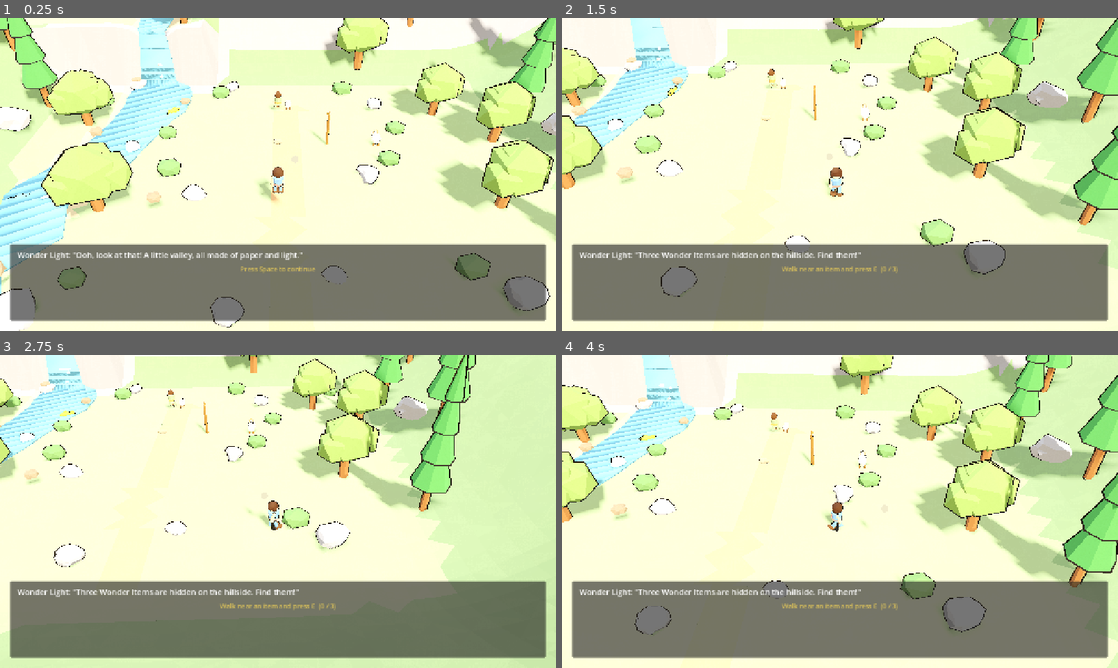
Above: before the commit, frames 1-4 (two rows, left to right).
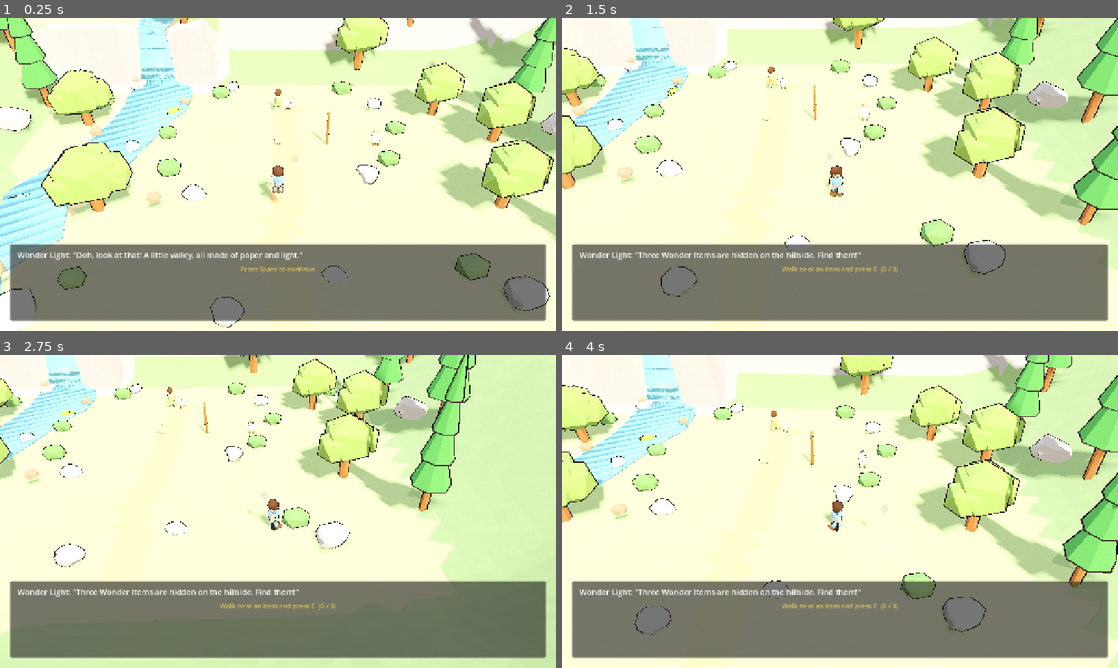
Above: after the commit, the same moments.

Repository: onesLeo/little-light
Game: Godot game, scene res://scenes/main.tscn
Same seed, same stepped clock (60 frames per second), same inputs: the game is played once before the commit and once after it.
Inputs:
- Up to frame 1 (0.25 s): no input
- Up to frame 2 (1.5 s): tap Space (ui_accept) at 0.5, 0.77 s; hold D (move_right) 0.53-1.28 s; hold E (interact) 0.53-1.28 s; hold S (move_back) from 1.28 s (still down); tap Enter at 1.35 s
- Up to frame 3 (2.75 s): tap Space (ui_accept) at 1.52 s; tap E (interact) at 2 s; release S (move_back) at 2.03 s; hold D (move_right) from 2.03 s (still down); hold E (interact) from 2.03 s (still down)
- Up to frame 4 (4 s): release D (move_right) at 2.78 s; release E (interact) at 2.78 s; hold W (move_forward) 2.78-3.53 s; tap Enter at 2.85 s; tap Space (ui_accept) at 3.02, 3.77 s; tap E (interact) at 3.5 s; hold A (move_left) from 3.53 s (still down); hold E (interact) from 3.53 s (still down)

The runs differ from the first frame. In frame 1, less than 0.1% of the frame differs, in the area x 48-53%, y 22-52%; in frame 2, less than 0.1%, in the area x 36-51%, y 15-52%; in frame 3, less than 0.1%; in frame 4, less than 0.1%.

Commit message:
David turns to face the player; add a visible neck to both characters
- chapter_director.gd: David's orientation was static (whatever main.tscn
  happened to bake in), so the close-up camera composed around whatever
  direction he was originally facing rather than toward the player. Added
  _face_player(), which smoothly tweens David's yaw to face the player
  when Beat.MEET_DAVID_A begins, awaited before the camera cuts in (the
  close-up reads the target's *current* facing to compose the shot, so
  cutting mid-turn or before it starts frames the wrong spot) — the turn
  plays out on the wide tabletop shot, then the close-up cuts in already
  correctly framed, facing the player.
- Both WW and David previously had the head sitting flush on the torso
  top (actually slightly sunk into it) with no visible transition. Added
  a short, visibly-narrower neck cylinder between them and raised the
  head to sit above it. For WW, the pin_head_vertices() threshold from the
  bald-hair fix naturally splits the neck's own weighting too — its lower
  half stays on ARMATURE_AUTO (blends toward Chest, correct for a real
  neck), its upper half gets pinned to Head — so this didn't need special
  handling beyond passing neck_h through to build_rig() for the bone chain.

Verified: chapter_director.gd still loads with no parse errors, and both
characters (front view, WW mid-walk-cycle) render correctly in Godot with
the new neck and no hair regression.

Co-Authored-By: Claude Sonnet 5 <noreply@anthropic.com>
Claude-Session: https://claude.ai/code/session_01NcCiQC3rWTfA6yLStwYwKS

Diff:
--- a/scripts/chapter_director.gd
+++ b/scripts/chapter_director.gd
@@ -107,6 +107,7 @@
 
 		Beat.MEET_DAVID_A:
 			_set_player_move(false)
+			await _face_player(david_mentor)
 			_cut_closeup(david_mentor)
 			_point_light(david_mentor)
 			_show(
@@ -320,6 +321,32 @@
 	if wonder_light and wonder_light.has_method("point_at"):
 		wonder_light.point_at(target)
 
+## Turns `target` to face the player on the spot, closest-direction first,
+## so David greets the Wonder-Walker face to face instead of the close-up
+## camera composing around whatever direction he was originally authored
+## facing. Yaw only — no head tilt, so he stays upright. Awaiting this
+## before cutting to the close-up matters: `_place_closeup()` reads the
+## target's *current* facing to compose the shot, so cutting mid-turn (or
+## before it starts) frames the wrong spot. The turn plays out on the wide
+## tabletop shot first, then the close-up cuts in already correctly framed.
+func _face_player(target: Node3D) -> void:
+	if not target or not player:
+		return
+	var to_player := player.global_position - target.global_position
+	to_player.y = 0.0
+	if to_player.length() < 0.01:
+		return
+	var start_rot := target.rotation
+	target.look_at(target.global_position + to_player, Vector3.UP)
+	var target_yaw := target.rotation.y
+	target.rotation = start_rot
+	var delta := wrapf(target_yaw - start_rot.y, -PI, PI)
+	if absf(delta) < 0.01:
+		return
+	var tw := create_tween()
+	tw.tween_property(target, "rotation:y", start_rot.y + delta, 0.6).set_trans(Tween.TRANS_SINE).set_ease(Tween.EASE_OUT)
+	await tw.finished
+
 ## The chapter-complete moment: applause, a big confetti pop over the
 ## Wonder-Walker, the light celebrating, and a banner that pops in.
 func _play_finale() -> void:
Binary file changed: assets/david_mentor_v9.glb
Binary file changed: assets/wonder_walker_v12.glb
Not shown, changed: art/blender/scripts/characters/generate_wonder_walker_v4.py
Not shown, changed: art/blender/scripts/props/generate_david_and_items_v3.py
